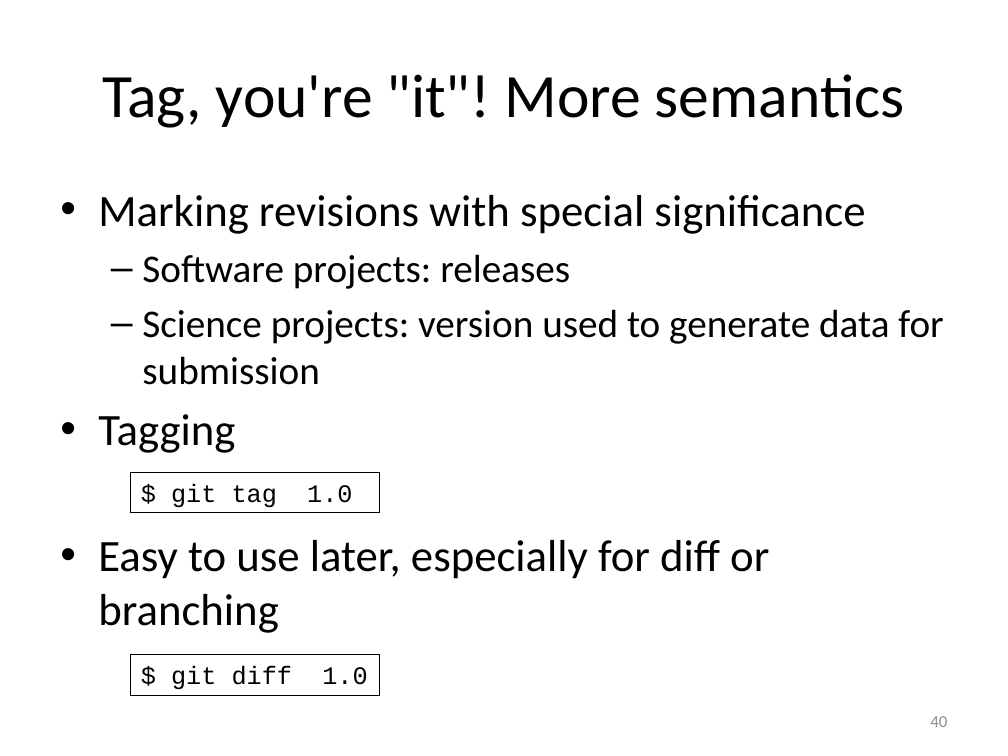
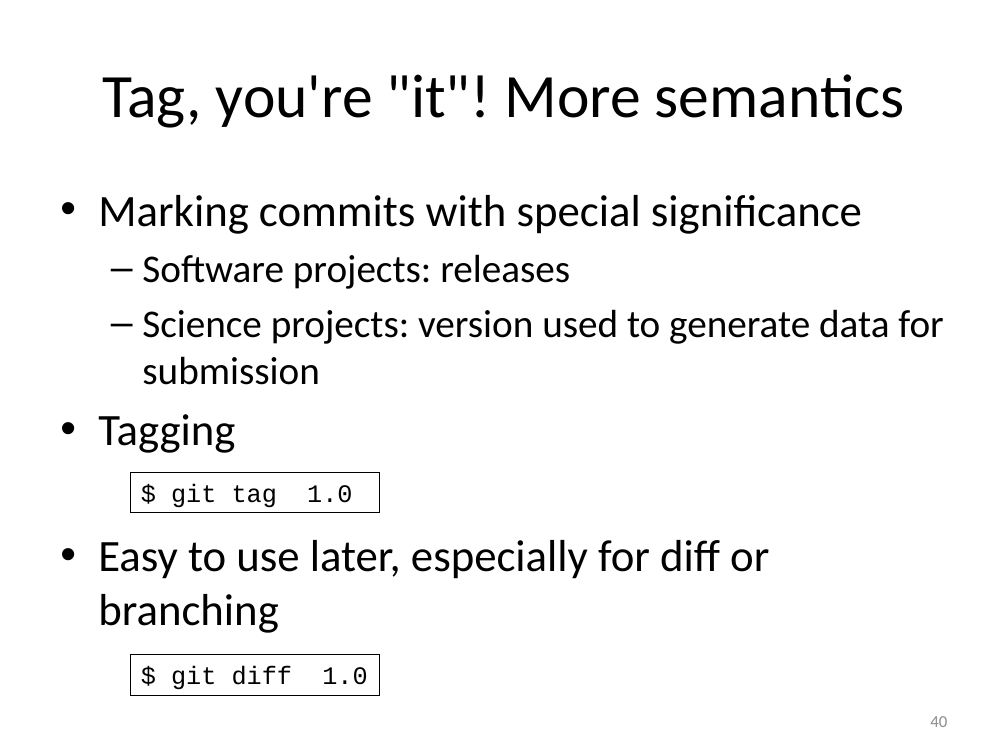
Before and after one commit to gjbex/Version-control-with-git, a slide deck: slide 40 of version_control_git.pptx. Drawn at 1008x756 pixels with LibreOffice and Linux fonts; fonts in the diff are those of the drawing. Boxes give left, top, right and bottom in pixels: in the first picture for what was removed or moved away, otherwise in the second. Text is boxed around its words. In the diff, an @@ line names an element or a change of style, - is before the commit and + after.

Commit message:
Use "commit" rather than "revision"
For consistency, it is better to mostly refer to commits, rather than revisions.

```diff
--- a/version_control_git.pptx
+++ b/version_control_git.pptx
@@ text at (98,195,862,234): text changed @@
-• Marking revisions with special significance
+• Marking commits with special significance
```
Also in this commit, not shown: 11 other slides changed.
